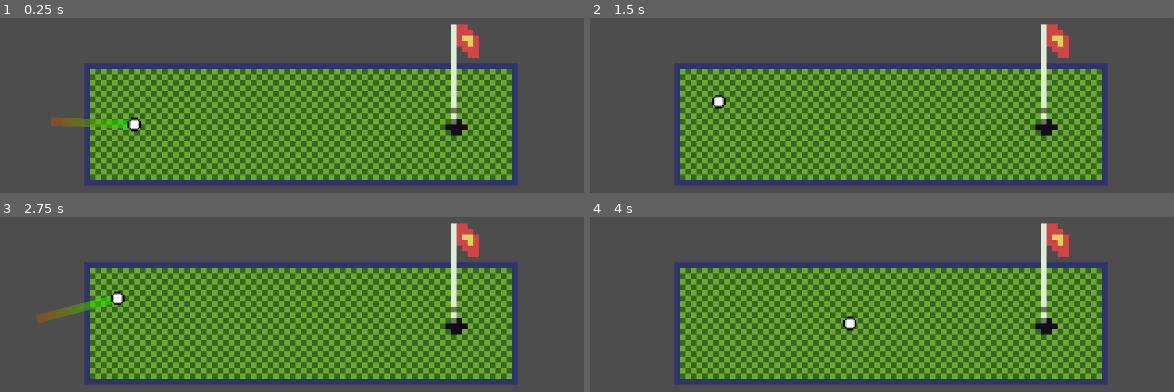
Above: before the commit, frames 1-4 (two rows, left to right).
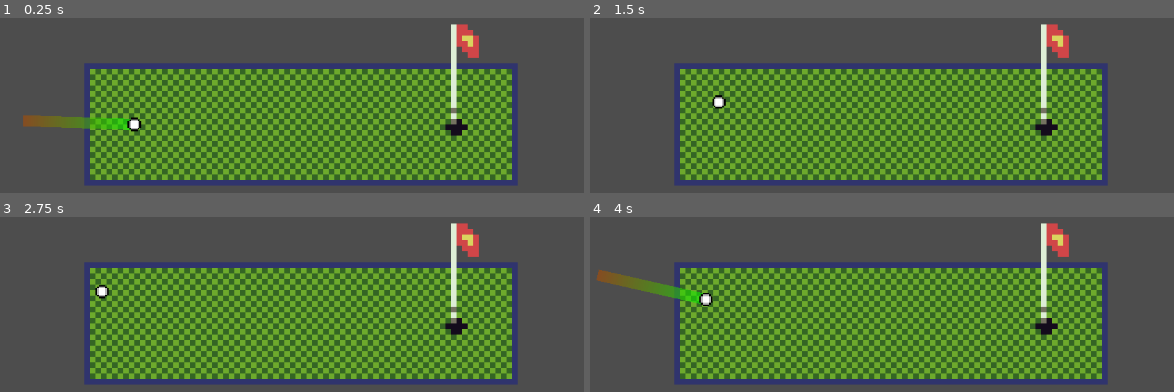
Above: after the commit, the same moments.

Repository: Parts-And-Bolts/gameoff-att-2
Game: Godot game, scene res://Scenes/Level 1.tscn
Two runs of this game, one before a commit and one after it. Both use one fixed random seed, a clock stepped at 60 frames per second and the inputs below.
Inputs (mouse positions are in pixels of both pictures, inside the frame that each line leads up to):
- Up to frame 1 (0.25 s): no input
- Up to frame 2 (1.5 s): tap Enter at 0.5 s; move the mouse to (1068, 107) at 0.52 s; press the mouse at (1068, 107) at 0.53 s; tap Space at 1.25 s; move the mouse to (730, 152) at 1.27 s; release the mouse at (730, 152) at 1.28 s; click (730, 152) at 1.35 s
- Up to frame 3 (2.75 s): move the mouse to (379, 229) at 2.02 s; press the mouse at (379, 229) at 2.03 s
- Up to frame 4 (4 s): move the mouse to (outside the picture) at 2.77 s; release the mouse at (outside the picture) at 2.78 s; click (outside the picture) at 2.85 s; move the mouse to (outside the picture) at 3.52 s; press the mouse at (outside the picture) at 3.53 s

The runs differ from the first frame. In frame 1, 0.6% of the frame differs, in the area x 3-23%, y 55-64%; in frame 2, less than 0.1%; in frame 3, 0.9%; in frame 4, 1.5%, in the area x 1-46%, y 30-66%.

Commit message:
reworked Golf Ball to use rigidbody2d for more realistic physics

Diff:
--- a/Scenes/Level 1.tscn
+++ b/Scenes/Level 1.tscn
@@ -245,8 +245,7 @@
 [node name="golf_ball" parent="." instance=ExtResource("2_vulkr")]
 z_index = 1
 position = Vector2(-38, 4)
-scale = Vector2(0.15, 0.15)
-motion_mode = 1
+scale = Vector2(1.02, 1.02)
 raycastDistance = 13
 speed = 100
 
--- a/Scenes/Level 4.tscn
+++ b/Scenes/Level 4.tscn
@@ -246,7 +246,6 @@
 z_index = 1
 position = Vector2(-38, 4)
 scale = Vector2(0.15, 0.15)
-motion_mode = 1
 raycastDistance = 13
 speed = 100
 
@@ -260,7 +259,7 @@
 
 [node name="Win-Zone" parent="Flag" node_paths=PackedStringArray("FlagAnimation") instance=ExtResource("3_imttm")]
 position = Vector2(4, 5)
-NextLevel = "res://Scenes/Level 1.tscn"
+NextLevel = "res://Scenes/Level 5.tscn"
 FlagAnimation = NodePath("../AnimationPlayer")
 
 [node name="CollisionShape2D" type="CollisionShape2D" parent="Flag/Win-Zone"]
--- a/Scenes/Level 5.tscn
+++ b/Scenes/Level 5.tscn
@@ -246,7 +246,6 @@
 z_index = 1
 position = Vector2(-33, 13)
 scale = Vector2(0.15, 0.15)
-motion_mode = 1
 raycastDistance = 13
 speed = 100
 
--- a/Scenes/golf-ball.tscn
+++ b/Scenes/golf-ball.tscn
@@ -1,7 +1,11 @@
-[gd_scene load_steps=6 format=3 uid="uid://xxt7akrbppxn"]
+[gd_scene load_steps=7 format=3 uid="uid://xxt7akrbppxn"]
 
 [ext_resource type="Script" path="res://Scripts/golf-ball.gd" id="1_pwmyo"]
 [ext_resource type="Texture2D" uid="uid://bjr3ew6n0dwns" path="res://Assets/Sprites/golf-ball.png" id="2_peewj"]
+
+[sub_resource type="PhysicsMaterial" id="PhysicsMaterial_uswf0"]
+friction = 0.0
+bounce = 1.0
 
 [sub_resource type="Gradient" id="Gradient_sqo8k"]
 offsets = PackedFloat32Array(0, 0.556604, 1)
@@ -13,26 +17,34 @@
 [sub_resource type="CircleShape2D" id="CircleShape2D_lma0j"]
 radius = 8.24621
 
-[node name="golf_ball" type="CharacterBody2D"]
-scale = Vector2(0.2, 0.2)
+[node name="golf_ball" type="RigidBody2D"]
+collision_layer = 3
+collision_mask = 3
+physics_material_override = SubResource("PhysicsMaterial_uswf0")
+gravity_scale = 0.0
+linear_damp_mode = 1
+angular_damp_mode = 1
 script = ExtResource("1_pwmyo")
 raycastDistance = 15
 
 [node name="Trail" type="Polygon2D" parent="."]
 self_modulate = Color(1, 1, 1, 0.556863)
+scale = Vector2(0.2, 0.2)
 texture = SubResource("GradientTexture1D_1pf47")
-polygon = PackedVector2Array(-5, -5, 75, -5, 75, 5, -5, 5)
+polygon = PackedVector2Array(0, -5, 75, -5, 75, 5, 0, 5)
 
 [node name="Sprite2D" type="Sprite2D" parent="."]
-scale = Vector2(2, 2)
+scale = Vector2(0.3, 0.3)
 texture = ExtResource("2_peewj")
 
 [node name="CollisionShape2D" type="CollisionShape2D" parent="."]
+scale = Vector2(0.1, 0.1)
 shape = SubResource("CircleShape2D_lma0j")
 
 [node name="Vertical" type="RayCast2D" parent="."]
 process_priority = 6
 process_physics_priority = 6
+scale = Vector2(0.2, 0.2)
 target_position = Vector2(0, 10)
 collision_mask = 2
 hit_from_inside = true
@@ -40,6 +52,7 @@
 [node name="Horizontal" type="RayCast2D" parent="."]
 process_priority = 6
 process_physics_priority = 6
+scale = Vector2(0.2, 0.2)
 target_position = Vector2(12, 0)
 collision_mask = 2
 hit_from_inside = true
--- a/Scripts/golf-ball.gd
+++ b/Scripts/golf-ball.gd
@@ -1,5 +1,5 @@
 class_name GolfBall
-extends CharacterBody2D
+extends RigidBody2D
 @onready var horizontal: RayCast2D = $Horizontal
 @onready var vertical: RayCast2D = $Vertical
 @onready var trail: Polygon2D = $Trail
@@ -16,7 +16,7 @@
 func _ready():
 	horizontal.target_position.x = raycastDistance
 	vertical.target_position.y = raycastDistance
-	velocity = Vector2(0, 0)
+	linear_velocity = Vector2(0, 0)
 
 var input = false
 
@@ -29,7 +29,7 @@
 
 	if event.is_action_released("shoot") and input and get_global_mouse_position().distance_to(LastHold) > 1:
 		var currentSpeed = clampf(get_global_mouse_position().distance_to(LastHold)*5, 0, speed)
-		velocity = get_global_mouse_position().direction_to(LastHold)*currentSpeed
+		linear_velocity = get_global_mouse_position().direction_to(LastHold)*currentSpeed
 		horizontal.target_position.x = (get_global_mouse_position().direction_to(LastHold).x)* raycastDistance
 		vertical.target_position.y = (get_global_mouse_position().direction_to(LastHold).y)* raycastDistance
 
@@ -38,7 +38,7 @@
 func _physics_process(delta: float) -> void:
 
 
-	input = (convert(velocity.x,TYPE_INT) == 0)
+	input = (convert(linear_velocity.x,TYPE_INT) == 0 && convert(linear_velocity.y,TYPE_INT) == 0)
 
 
 	trail.visible = input
@@ -48,19 +48,4 @@
 			trail.polygon[2].x = clampf(get_global_mouse_position().distance_to(global_position)*5,0,speed)
 
 	trail.look_at(global_position + -global_position.direction_to(get_global_mouse_position()))
-
-	if horizontal.is_colliding():
-		velocity.x *= -1
-		horizontal.target_position.x *= -1
-	if vertical.is_colliding():
-		velocity.y *= -1
-		vertical.target_position.y *= -1
-
-
-	velocity += (-velocity * 0.03)
-
-
-
-
-
-	move_and_slide()
+	linear_velocity -= (linear_velocity*0.02)
--- a/Scripts/win_zone.gd
+++ b/Scripts/win_zone.gd
@@ -4,9 +4,9 @@
 @export_file() var NextLevel:String
 @export var FlagAnimation: AnimationPlayer
 
-func _on_golf_ball_entered(body: CharacterBody2D) -> void:
+func _on_golf_ball_entered(body: RigidBody2D) -> void:
 	body.global_position = global_position
-	body.velocity = Vector2.ZERO
+	body.linear_velocity = Vector2.ZERO
 	body.modulate.a = 0
 	FlagAnimation.play("default")
 	await get_tree().create_timer(0.5).timeout
